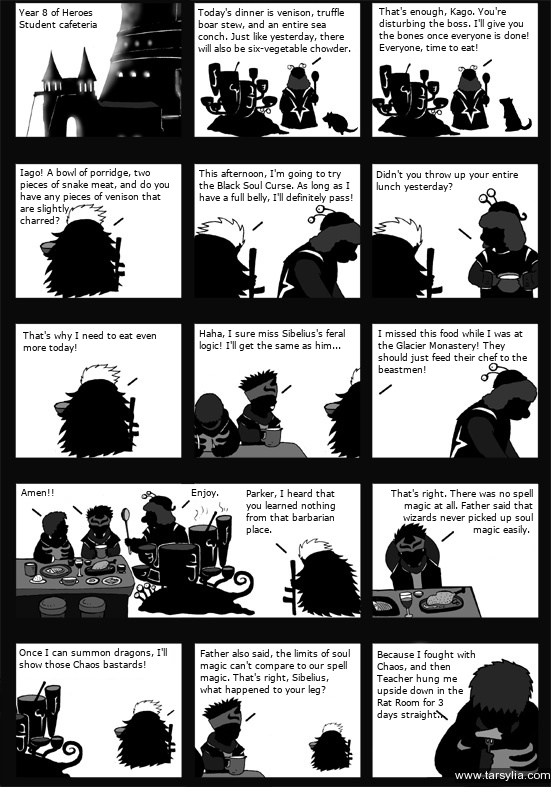
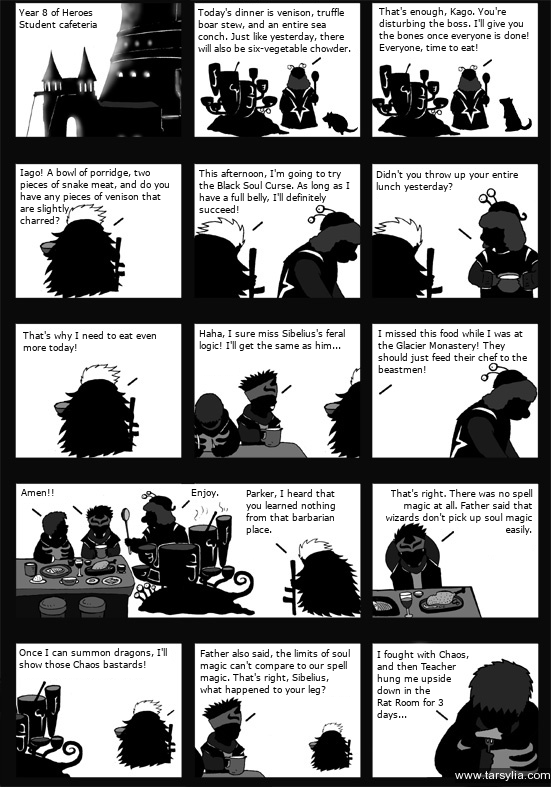
Two versions of the same layered image (551px x 787px). Layer-by-layer changes:
painted on "This afternoon, I'm going to t..." over [199, 194, 353, 213]
painted on "That's right. There was no spe..." over [385, 489, 533, 535]
renamed "Because I fought with Chaos, a..." to "I fought with Chaos, and then ...", painted on it over [377, 650, 475, 720]
